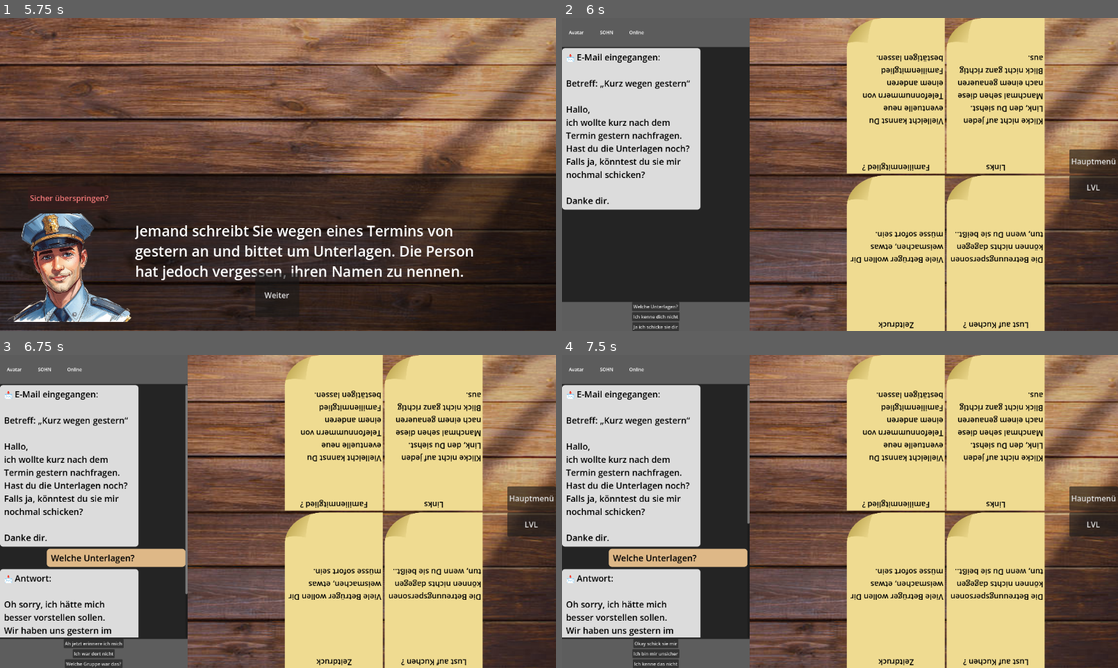
Above: before the commit, frames 1-4 (two rows, left to right).
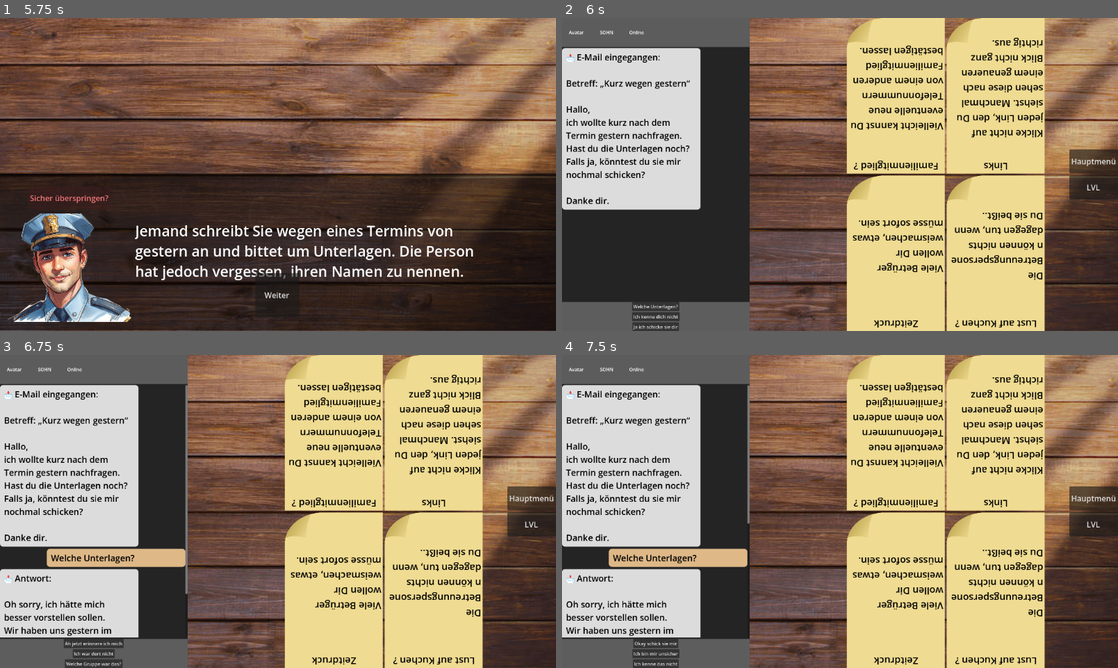
Above: after the commit, the same moments.

Repository: EgmundEGG/Enkeltrickbetr-ger-Spiel
Game: Godot game, scene res://Scenes/MainMenu.tscn
Same seed, same stepped clock (60 frames per second), same inputs: the game is played once before the commit and once after it.
Inputs (mouse positions are in pixels of both pictures, inside the frame that each line leads up to):
- Up to frame 1 (5.75 s): click "Direktnachrichten" at 0.5 s; click (100, 259) at 1.25 s; click "Weiter" at 2 s; click "Überspringen" at 2.75 s; click "Sicher überspringen?" at 3.5 s; click "Weiter" at 4.25 s; click "Überspringen" at 5 s
- Up to frame 2 (6 s): click "Sicher überspringen?" at 5.75 s
- Up to frame 3 (6.75 s): click "Welche Unterlagen?" at 6.5 s
- Up to frame 4 (7.5 s): click "Ah jetzt erinnere ich mich" at 7.25 s

Frame 1 is identical in both runs. In frame 2, 6.1% of the frame differs, in the area x 51-87%, y 6-100%; in frame 3, 6.1%; in frame 4, 6.1%.

Commit message:
Anpassung Schriftgröße Post-Its

Diff:
--- a/enkeltrick-betrug/Scenes/Handy.tscn
+++ b/enkeltrick-betrug/Scenes/Handy.tscn
@@ -478,7 +478,6 @@
 SceneName = "MessengerLevelSelect"
 
 [node name="GridContainer" type="GridContainer" parent="." unique_id=1398345574]
-visible = false
 layout_mode = 1
 anchors_preset = 11
 anchor_left = 1.0
@@ -506,8 +505,9 @@
 anchor_right = 1.0
 anchor_bottom = 1.0
 offset_left = -2.861023e-05
-offset_bottom = -127.0
-theme_override_colors/font_color = Color(0, 0, 0, 1)
+offset_bottom = -294.0
+theme_override_colors/font_color = Color(0, 0, 0, 1)
+theme_override_font_sizes/font_size = 20
 text = "Lust auf Kuchen ?"
 horizontal_alignment = 1
 clip_text = true
@@ -519,9 +519,10 @@
 anchor_right = 1.0
 anchor_bottom = 1.0
 offset_left = 3.000002
-offset_top = 23.0
-offset_right = -2.0
-theme_override_colors/font_color = Color(0, 0, 0, 1)
+offset_top = 28.0
+offset_right = -2.0
+theme_override_colors/font_color = Color(0, 0, 0, 1)
+theme_override_font_sizes/font_size = 20
 text = "Die Betreuungspersonen können nichts dagegen tun, wenn Du sie beißt.."
 vertical_alignment = 1
 autowrap_mode = 3
@@ -541,8 +542,9 @@
 anchor_right = 1.0
 anchor_bottom = 1.0
 offset_left = -2.861023e-05
-offset_bottom = -127.0
-theme_override_colors/font_color = Color(0, 0, 0, 1)
+offset_bottom = -294.0
+theme_override_colors/font_color = Color(0, 0, 0, 1)
+theme_override_font_sizes/font_size = 20
 text = "Zeitdruck"
 horizontal_alignment = 1
 clip_text = true
@@ -554,9 +556,10 @@
 anchor_right = 1.0
 anchor_bottom = 1.0
 offset_left = 3.000002
-offset_top = 23.0
-offset_right = -2.0
-theme_override_colors/font_color = Color(0, 0, 0, 1)
+offset_top = 28.0
+offset_right = -2.0
+theme_override_colors/font_color = Color(0, 0, 0, 1)
+theme_override_font_sizes/font_size = 20
 text = "Viele Betrüger wollen Dir weismachen, etwas müsse sofort sein."
 vertical_alignment = 1
 autowrap_mode = 3
@@ -576,8 +579,9 @@
 anchor_right = 1.0
 anchor_bottom = 1.0
 offset_left = -2.861023e-05
-offset_bottom = -127.0
-theme_override_colors/font_color = Color(0, 0, 0, 1)
+offset_bottom = -294.0
+theme_override_colors/font_color = Color(0, 0, 0, 1)
+theme_override_font_sizes/font_size = 20
 text = "Links"
 horizontal_alignment = 1
 clip_text = true
@@ -589,9 +593,10 @@
 anchor_right = 1.0
 anchor_bottom = 1.0
 offset_left = 3.000002
-offset_top = 23.0
-offset_right = -2.0
-theme_override_colors/font_color = Color(0, 0, 0, 1)
+offset_top = 28.0
+offset_right = -2.0
+theme_override_colors/font_color = Color(0, 0, 0, 1)
+theme_override_font_sizes/font_size = 20
 text = "Klicke nicht auf jeden Link, den Du siehst. Manchmal sehen diese nach einem genaueren Blick nicht ganz richtig aus."
 vertical_alignment = 1
 autowrap_mode = 3
@@ -611,8 +616,9 @@
 anchor_right = 1.0
 anchor_bottom = 1.0
 offset_left = -2.861023e-05
-offset_bottom = -127.0
-theme_override_colors/font_color = Color(0, 0, 0, 1)
+offset_bottom = -294.0
+theme_override_colors/font_color = Color(0, 0, 0, 1)
+theme_override_font_sizes/font_size = 20
 text = "Familienmitglied ?"
 horizontal_alignment = 1
 clip_text = true
@@ -624,9 +630,10 @@
 anchor_right = 1.0
 anchor_bottom = 1.0
 offset_left = 3.000002
-offset_top = 23.0
-offset_right = -2.0
-theme_override_colors/font_color = Color(0, 0, 0, 1)
+offset_top = 28.0
+offset_right = -2.0
+theme_override_colors/font_color = Color(0, 0, 0, 1)
+theme_override_font_sizes/font_size = 20
 text = "Vielleicht kannst Du eventuelle neue Telefonnummern von einem anderen Familienmitglied bestätigen lassen."
 vertical_alignment = 1
 autowrap_mode = 3
--- a/enkeltrick-betrug/project.godot
+++ b/enkeltrick-betrug/project.godot
@@ -12,7 +12,7 @@
 
 config/name="EnkeltrickBetrug"
 run/main_scene="uid://c4owf0cu5p2fy"
-config/features=PackedStringArray("4.7", "Forward Plus")
+config/features=PackedStringArray("4.6", "Forward Plus")
 config/icon="res://icon.svg"
 
 [autoload]
